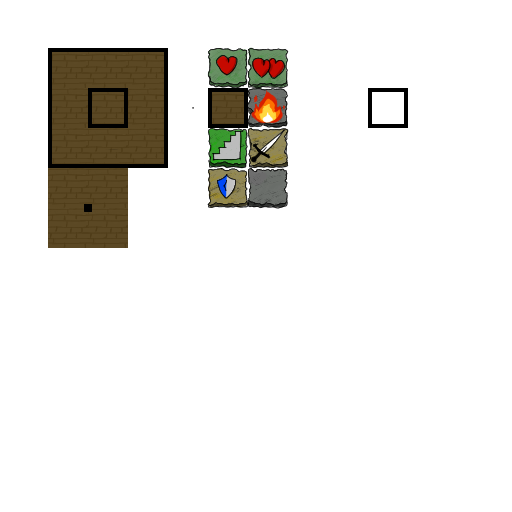
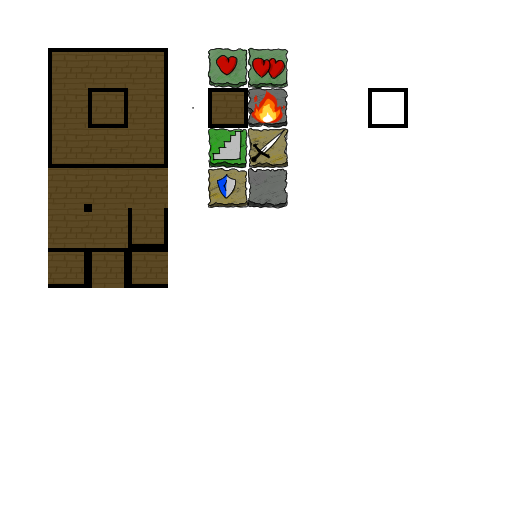
Layered file, before and after one edit (512 × 512). Changes by layer:
painted on "Paint Layer 8(pasted)" over [48, 168, 168, 288]
painted on "wal" (2nd of 2, in "level") over [128, 168, 168, 200]
added layer "Copy of Paint Layer 2(pasted)" (3rd of 11, in "Group 2") in group "Group 2" over [128, 248, 168, 288]
added layer "Copy of Paint Layer 2(pasted)" (4th of 11, in "Group 2") in group "Group 2" over [88, 248, 152, 288]
added layer "Copy of Paint Layer 2(pasted)" (5th of 11, in "Group 2") in group "Group 2" over [48, 248, 112, 288]
added layer "Copy of Paint Layer 2(pasted)" (6th of 11, in "Group 2") in group "Group 2" over [128, 208, 168, 272]
added layer "Copy of Paint Layer 2(pasted)" (7th of 11, in "Group 2") in group "Group 2" over [128, 168, 168, 232]
